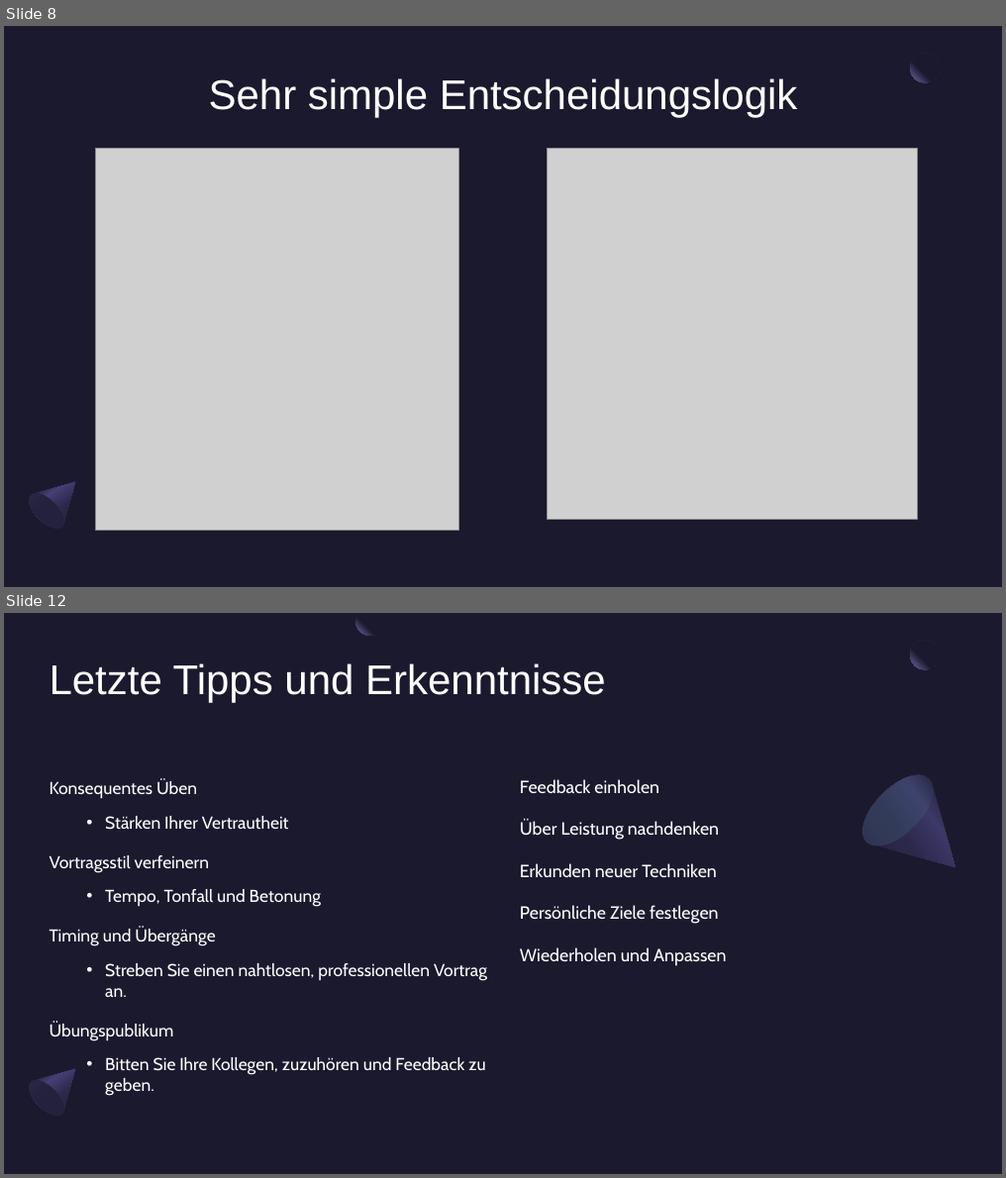
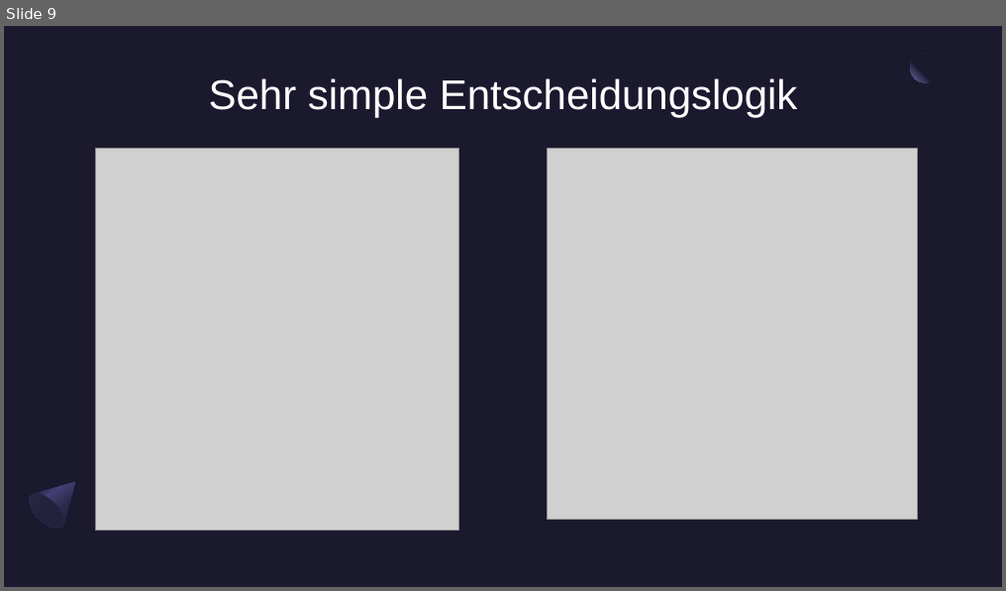
Before and after one commit to kis4-2026ss/projekt-bb-g2-huber-starlinger, a slide deck: docs/KIS-Projekt Präsentation.pptx. Shown one above the other, each under a label of ours: slides 8 and 12 before the commit, slide 9 after it; the slides between them are not shown. The pictures are 1006x1178 and 1006x591 pixels, drawn with LibreOffice and Linux fonts; fonts in the diff are those of the drawing; grey boxes stand for pictures. Boxes give left, top, right and bottom in pixels: in the first picture for what was removed or moved away, otherwise in the second. Text is boxed around its words. In the diff, an @@ line names an element or a change of style, - is before the commit and + after.

```diff
--- a/docs/KIS-Projekt Präsentation.pptx
+++ b/docs/KIS-Projekt Präsentation.pptx
@@ slide 12 removed at (x1=4, y1=613, x2=1002, y2=1174), background #1B192E; not listed: 3 template elements that a slide beside it also shows @@
@@ freeform shape removed at (x1=355, y1=613, x2=385, y2=636) @@
@@ title removed at (x1=50, y1=663, x2=606, y2=702) @@
-Letzte Tipps und Erkenntnisse
@@ text removed at (x1=50, y1=781, x2=487, y2=1096) @@
-Konsequentes Üben
-  • Stärken Ihrer Vertrautheit
-Vortragsstil verfeinern
-  • Tempo, Tonfall und Betonung
-Timing und Übergänge
-  • Streben Sie einen nahtlosen, professionellen Vortrag an.
-Übungspublikum
-  • Bitten Sie Ihre Kollegen, zuzuhören und Feedback zu geben.
@@ text removed at (x1=520, y1=779, x2=726, y2=966) @@
-Feedback einholen
-Über Leistung nachdenken
-Erkunden neuer Techniken
-Persönliche Ziele festlegen
-Wiederholen und Anpassen
@@ freeform shape removed at (x1=851, y1=763, x2=987, y2=898) @@
@@ ellipse removed at (x1=851, y1=763, x2=945, y2=857) @@
@@ what was slide 8 is now slide 9 @@
```
Also in this commit, not shown: 5 slides changed, 4 slides added, 4 other slides removed, 2 other files.
